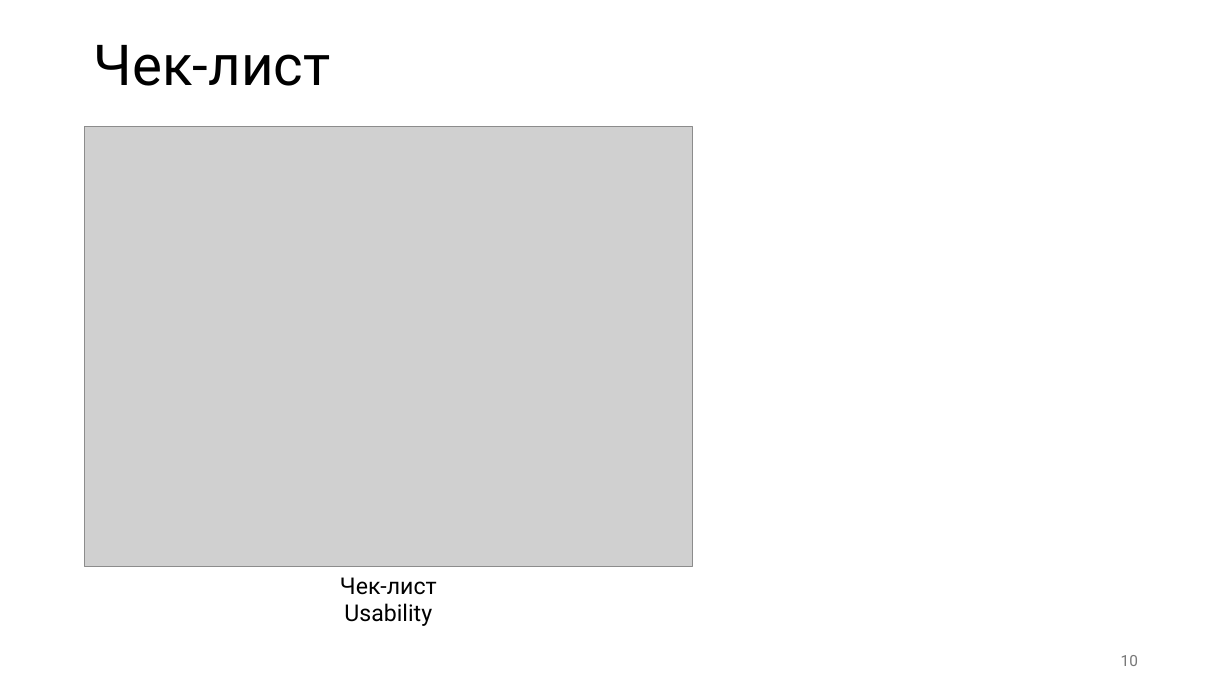
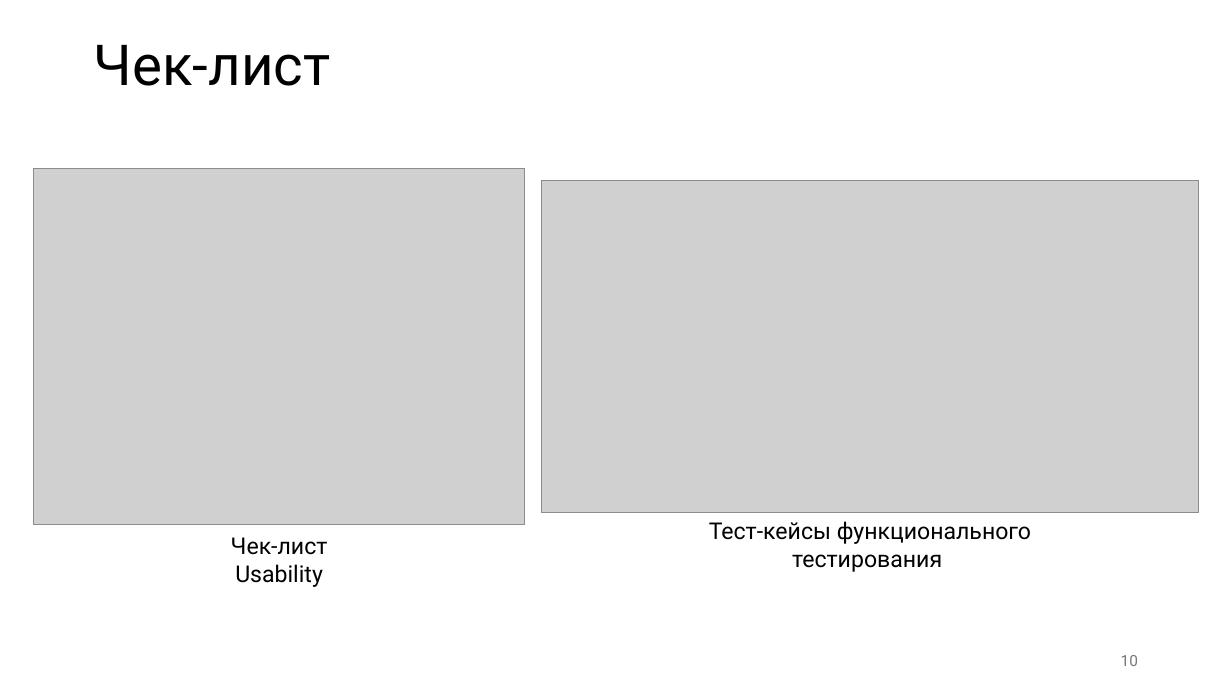
Before and after one commit to TeamPractice4c/docs, a slide deck: slide 10 of original/Презентация.pptx. Drawn at 1232x693 pixels with LibreOffice and Linux fonts; fonts in the diff are those of the drawing; grey boxes stand for pictures. Boxes give left, top, right and bottom in pixels: in the first picture for what was removed or moved away, otherwise in the second. Text is boxed around its words. In the diff, an @@ line names an element or a change of style, - is before the commit and + after.

```diff
--- a/original/Презентация.pptx
+++ b/original/Презентация.pptx
@@ picture: place and size @@
-picture at bbox=[85, 127, 692, 567]
+picture at bbox=[33, 168, 525, 525]
@@ picture added at bbox=[542, 180, 1199, 512] @@
@@ text "Чек-лист Usability": place and size @@
-text "Чек-лист Usability" at bbox=[340, 577, 437, 626]
+text "Чек-лист Usability" at bbox=[231, 537, 328, 587]
@@ text added at bbox=[709, 521, 1031, 572], 18 pt, text #000000 @@
+Тест-кейсы функционального тестирования
```
